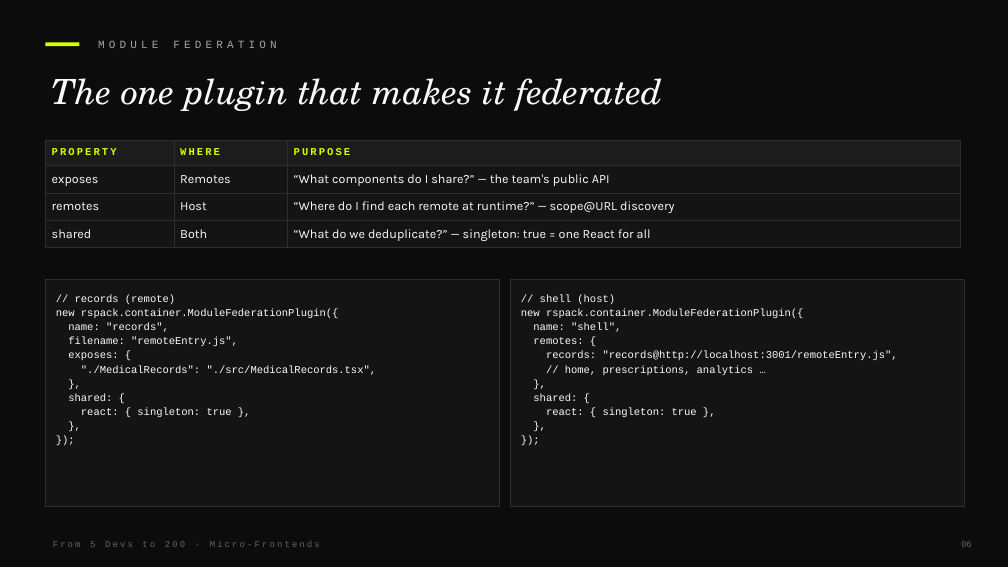
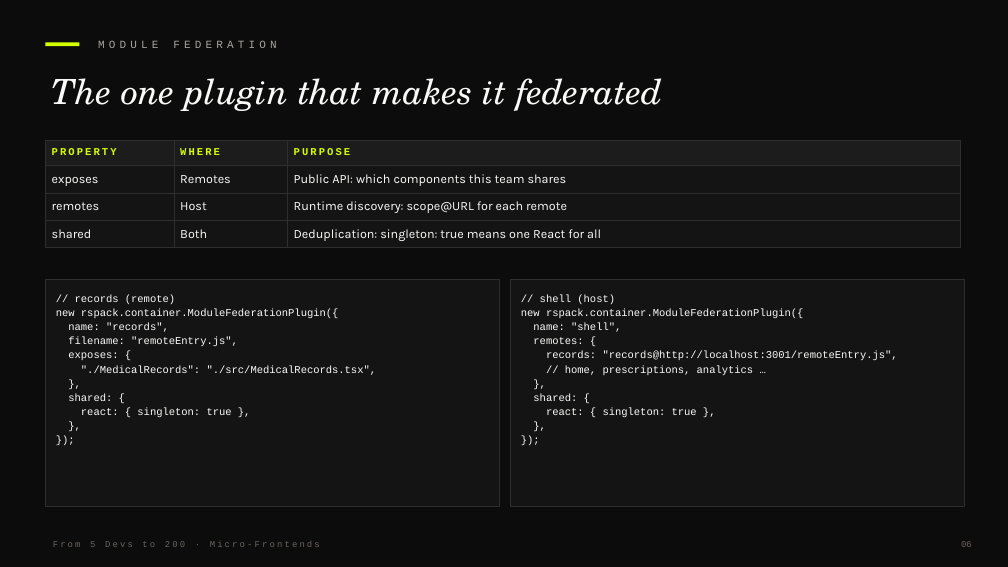
Before and after one commit to devlinduldulao/module-federation-demo, a slide deck: slide 6 of presentation/SLIDES.pptx. Drawn at 1008x567 pixels with LibreOffice and Linux fonts; fonts in the diff are those of the drawing. Boxes give left, top, right and bottom in pixels: in the first picture for what was removed or moved away, otherwise in the second. Text is boxed around its words. In the diff, an @@ line names an element or a change of style, - is before the commit and + after.

```diff
--- a/presentation/SLIDES.pptx
+++ b/presentation/SLIDES.pptx
@@ table at (45,140,960,245) @@
-row 2, column 3: “What components do I share?” — the team's public API
+row 2, column 3: Public API: which components this team shares
-row 3, column 3: “Where do I find each remote at runtime?” — scope@URL discovery
+row 3, column 3: Runtime discovery: scope@URL for each remote
-row 4, column 3: “What do we deduplicate?” — singleton: true = one React for all
+row 4, column 3: Deduplication: singleton: true means one React for all
```
Also in this commit, not shown: 15 other slides changed, 7 other files.
